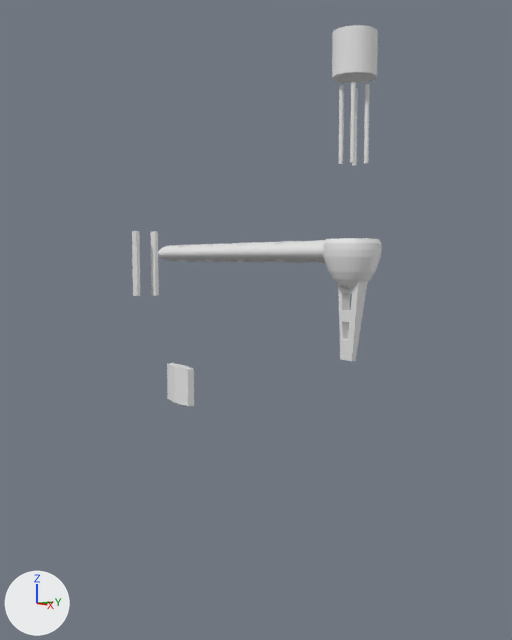
A saved change to the Blender file arm.blend.
One viewpoint serves both versions: a 50 mm lens placed at (44.3, -32.3, 4.9), pointed at (-5.2, -0.4, -0.3). The lights are fixed; the arrows at lower left show +X, +Y and +Z.

Names of what the first picture shows: 'Arm Cylinder', 'Hexagonal Cutout Tool', 'Motor Holder and Leg', 'Pentagonal Cutout', 'm3 Screw.001'.
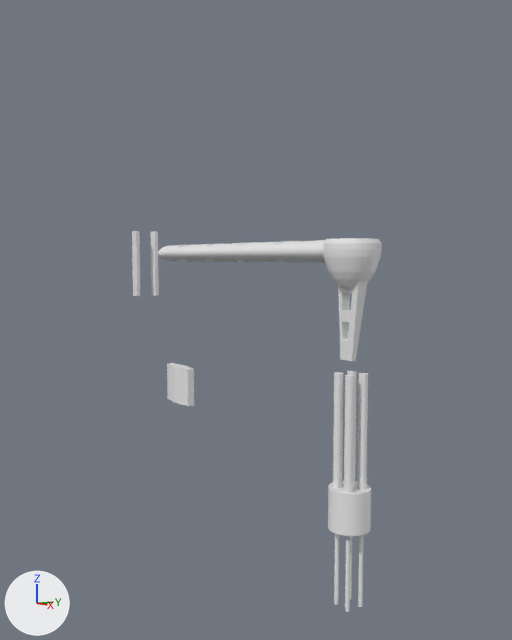
Diff of the bpy script that builds the scene:
```diff
--- a/arm.blend.py
+++ b/arm.blend.py
@@ me_cylinder_010 @@
+me_cylinder_010.from_pydata(...)  # 260 vertices, 136 faces, 8 loose edges; spans x -16.2..16.3, y -16.2..16.3, z -11.9..-7.6
@@ ob_m3_screw_001 @@
 ob_m3_screw_001 = bpy.data.objects.new('m3 Screw.001', me_cylinder_007)
-ob_m3_screw_001.location = (9.03, -2.21, 17.25)
+ob_m3_screw_001.location = (9.03, -2.21, -11.93)
 ob_m3_screw_001.rotation_euler = (0.0, 0.0, 1.571)  # degrees (0, 0, 90)
@@ ob_screw_insets @@
+ob_screw_insets = bpy.data.objects.new('Screw Insets', me_cylinder_010)
+ob_screw_insets.location = (9.03, -2.21, 15.84)
+ob_screw_insets.rotation_euler = (0.0, -6.283, 1.571)  # degrees (0, -360, 90)
+ob_screw_insets.scale = (0.0537, 0.0537, 2.44)
```

Changed parts and their boxes (x1, y1, x2, y2) in the pictures (512 x 640 px):
'm3 Screw.001', moved
    before: (332, 25, 378, 166)
    after: (328, 481, 371, 612)
'Screw Insets', added
    after: (333, 371, 368, 493)
